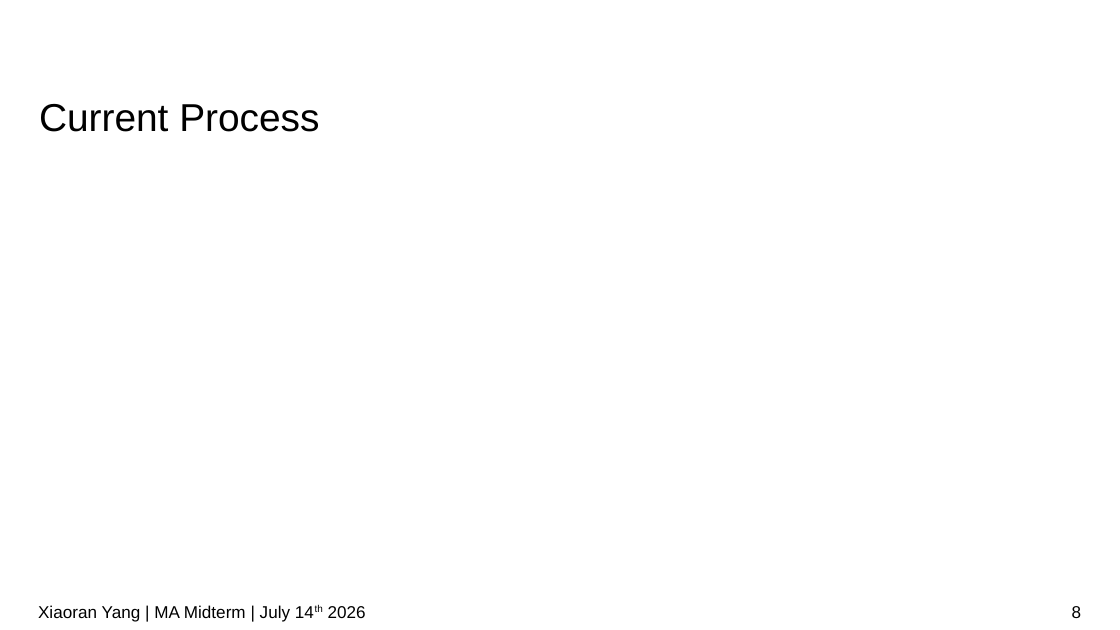
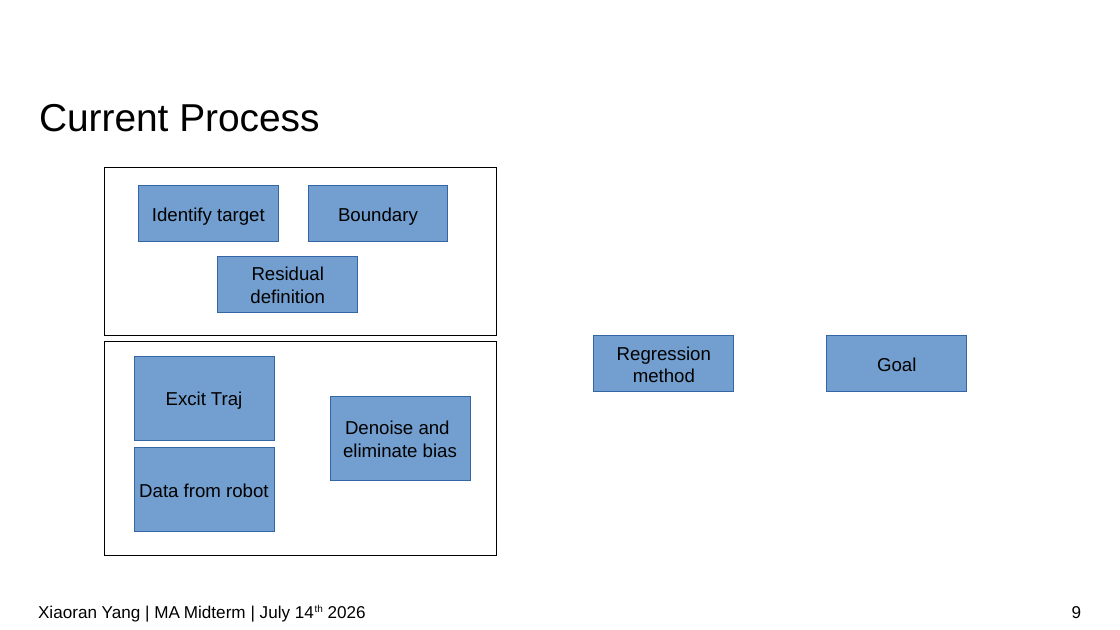
Before and after one commit to IDoccupled/identification, a slide deck: slide 9 of presentation/Midterm.odp (slide 8 before the commit). Drawn at 1120x630 pixels with LibreOffice and Linux fonts; fonts in the diff are those of the drawing; background and template pictures are left out. Boxes give left, top, right and bottom in pixels: in the first picture for what was removed or moved away, otherwise in the second. Text is boxed around its words. In the diff, an @@ line names an element or a change of style, - is before the commit and + after.

```diff
--- a/presentation/Midterm.odp
+++ b/presentation/Midterm.odp
@@ rectangle added at (x1=105, y1=168, x2=497, y2=336), fill #FFFFFF, outline #000000 0 pt @@
@@ rectangle added at (x1=139, y1=186, x2=279, y2=242), fill #729FCF, outline #3465A4 0 pt, 12 pt, text #000000 @@
+Identify target
@@ rectangle added at (x1=308, y1=186, x2=448, y2=242), fill #729FCF, outline #3465A4 0 pt, 12 pt, text #000000 @@
+Boundary
@@ rectangle added at (x1=217, y1=256, x2=357, y2=312), fill #729FCF, outline #3465A4 0 pt, 12 pt, text #000000 @@
+Residual
+definition
@@ rectangle added at (x1=105, y1=342, x2=497, y2=556), fill #FFFFFF, outline #000000 0 pt @@
@@ rectangle added at (x1=134, y1=356, x2=274, y2=440), fill #729FCF, outline #3465A4 0 pt, 12 pt, text #000000 @@
+Excit Traj
@@ rectangle added at (x1=594, y1=336, x2=734, y2=392), fill #729FCF, outline #3465A4 0 pt, 12 pt, text #000000 @@
+Regression
+method
@@ rectangle added at (x1=827, y1=336, x2=967, y2=392), fill #729FCF, outline #3465A4 0 pt, 12 pt, text #000000 @@
+Goal
@@ rectangle added at (x1=330, y1=396, x2=470, y2=480), fill #729FCF, outline #3465A4 0 pt, 12 pt, text #000000 @@
+Denoise and
+eliminate bias
@@ rectangle added at (x1=134, y1=448, x2=274, y2=532), fill #729FCF, outline #3465A4 0 pt, 12 pt, text #000000 @@
+Data from robot
@@ page number at (x1=1072, y1=606, x2=1082, y2=618): text changed @@
-8
+9
```
Also in this commit, not shown: 4 other slides changed, 4 slides added, 1 slide removed.
